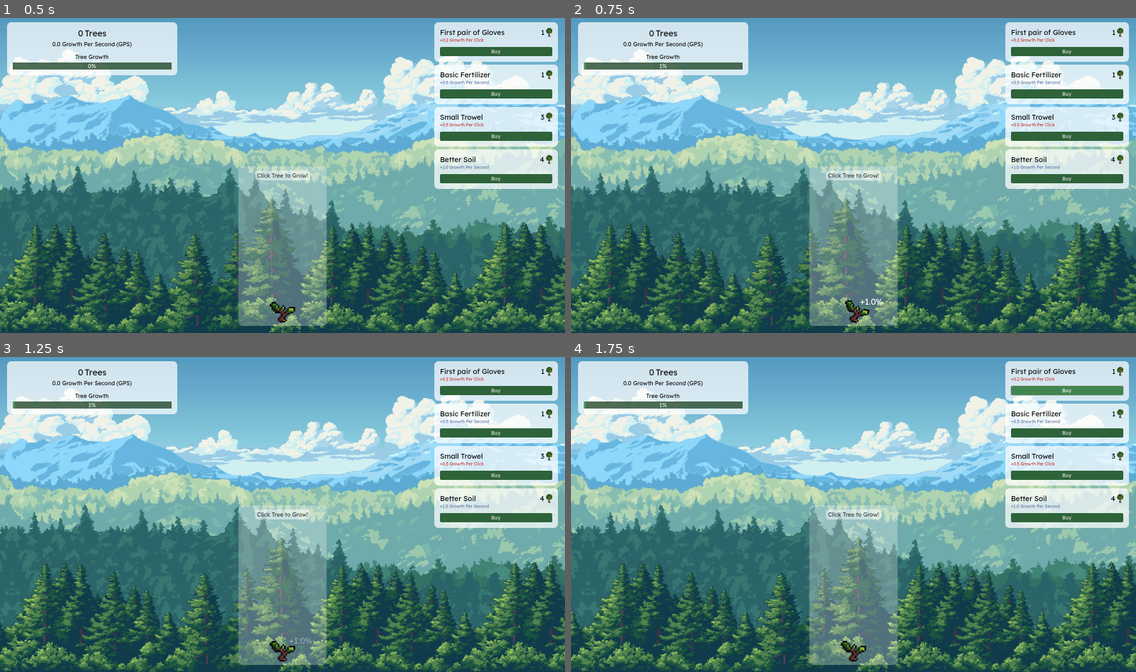
Above: before the commit, frames 1-4 (two rows, left to right).
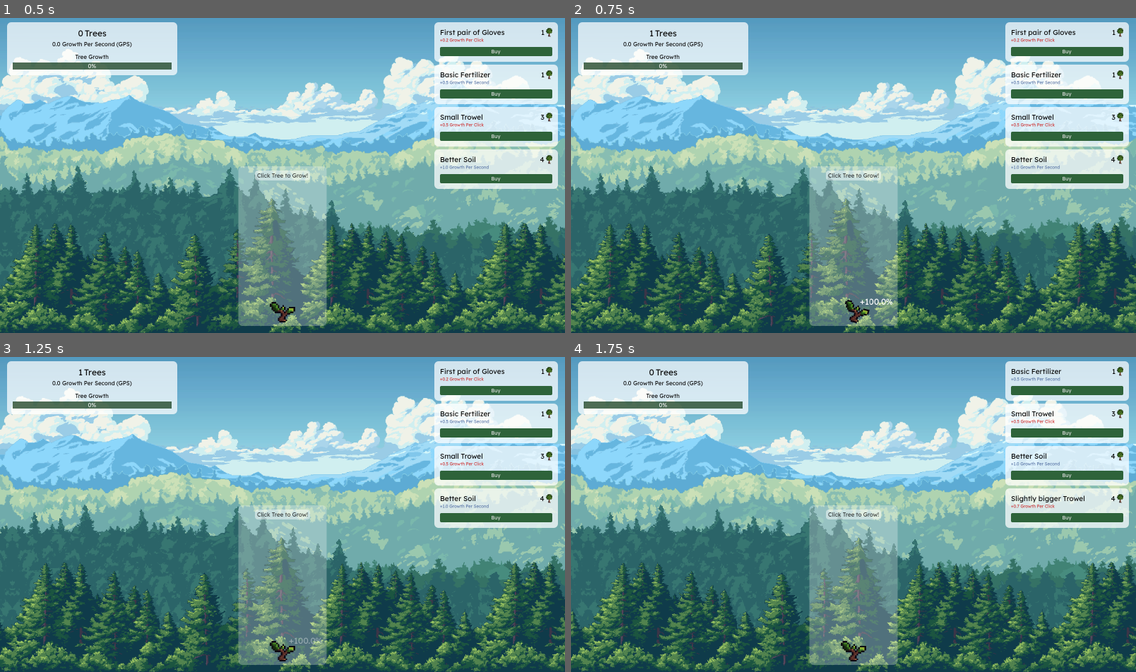
Above: after the commit, the same moments.

Repository: CallumB04/tree-clicker
Game: Godot game, scene res://Scenes/Game.tscn
Same seed, same stepped clock (60 frames per second), same inputs: the game is played once before the commit and once after it.
Inputs (mouse positions are in pixels of both pictures, inside the frame that each line leads up to):
- Up to frame 1 (0.5 s): no input
- Up to frame 2 (0.75 s): click (853, 310) at 0.5 s
- Up to frame 3 (1.25 s): no input
- Up to frame 4 (1.75 s): click "Buy" at 1.25 s

Frame 1 is identical in both runs. In frame 2, 0.1% of the frame differs, in the area x 2-57%, y 3-92%; in frame 3, 0.1%; in frame 4, 1.4%, in the area x 2-98%, y 3-48%.

Commit message:
fix: ensure new upgrade exists before trying to instantiate

Diff:
--- a/Scripts/Game.gd
+++ b/Scripts/Game.gd
@@ -2,7 +2,7 @@
 
 var trees: int = 0; ## game score
 var current_tree_growth: float = 0; ## value 0-100. at 100 trees increments
-var growth_per_click: float = 1; ## tree progress per click
+var growth_per_click: float = 100; ## tree progress per click
 var growth_per_second: float = 0; ## automatic tree progress per second
 
 const TreeClickLabel = preload("res://Scenes/tree_click_label.tscn");
--- a/Scripts/upgrades.gd
+++ b/Scripts/upgrades.gd
@@ -12,13 +12,14 @@
 		show_new_upgrade();
 
 func show_new_upgrade():
-	var data = upgrades_data.pop_front(); ## remove upgrade from data
-	var upgrade = UpgradeScene.instantiate()
-	upgrade.upgrade_name = data["name"];
-	upgrade.upgrade_cost = data["cost"];
-	upgrade.type = upgrade.upgrade_type.CLICK_UPGRADE if data["type"] == "click" else upgrade.upgrade_type.GPS_UPGRADE;
-	upgrade.upgrade_value = data["value"];
-	add_child(upgrade);
+	if len(upgrades_data) > 0:
+		var data = upgrades_data.pop_front(); ## remove upgrade from data
+		var upgrade = UpgradeScene.instantiate()
+		upgrade.upgrade_name = data["name"];
+		upgrade.upgrade_cost = data["cost"];
+		upgrade.type = upgrade.upgrade_type.CLICK_UPGRADE if data["type"] == "click" else upgrade.upgrade_type.GPS_UPGRADE;
+		upgrade.upgrade_value = data["value"];
+		add_child(upgrade);
 
 
 func read_upgrades_json():
